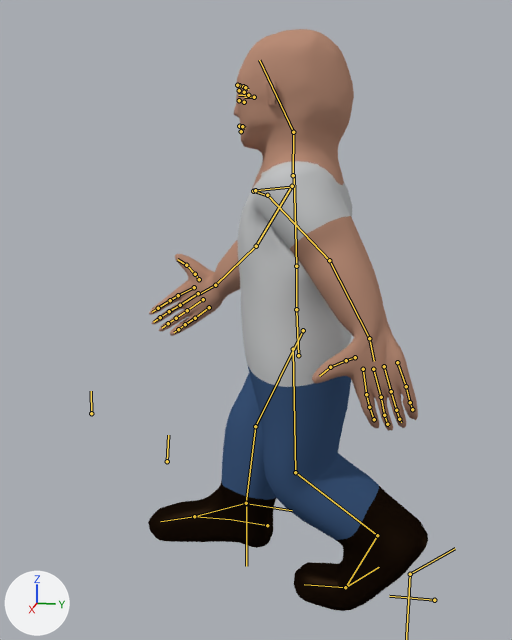
The Blender file gameplay demo/Assets/modles/characterA-rigged.blend, before and after one commit.
The view is the same before and after, from a camera (50 mm lens) standing at (3.79, 0.66, 2.5) and looking at (0.04, -0.09, 1.56). Lighting does not change. The marker at lower left points along +X, +Y and +Z. Both versions are drawn at frame 30 of the action 'ArmatureAction.002'; the numbers are the values there. The bones that bend it are drawn over the model as lines.
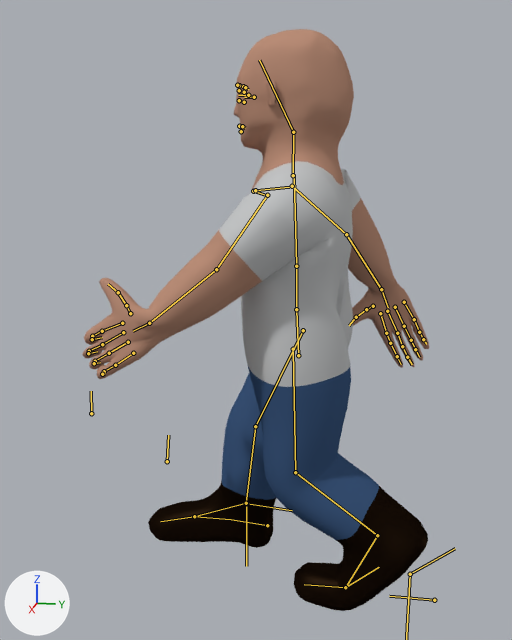
The change, as a diff of the scene's bpy script:
```diff
--- a/gameplay demo/Assets/modles/characterA-rigged.blend.py
+++ b/gameplay demo/Assets/modles/characterA-rigged.blend.py
@@ bone_upper_arm_l @@
 bone_upper_arm_l = bpy.data.objects['Armature'].pose.bones['upper_arm.L']  # child of 'shoulder.L'
-bone_upper_arm_l.rotation_quaternion = (0.747, -0.142, 0.345, -0.55)  # degrees (-39, 21, -80)
+bone_upper_arm_l.rotation_quaternion = (0.762, 0.393, -0.057, -0.512)  # degrees (44, 18, -60)
@@ bone_upper_arm_r @@
 bone_upper_arm_r = bpy.data.objects['Armature'].pose.bones['upper_arm.R']  # child of 'shoulder.R'
-bone_upper_arm_r.rotation_quaternion = (0.719, 0.32, 0.135, 0.602)  # degrees (39, -11, 76)
+bone_upper_arm_r.rotation_quaternion = (0.702, -0.108, -0.421, 0.565)  # degrees (-45, -28, 89)
```

Changed parts and their boxes [x1, y1, x2, y2] in the pictures (512 x 640 px):
'Cube', posed (24% wider): before [148, 29, 428, 611]; after [82, 29, 429, 611]
bone 'upper_arm.L', root to tip: before (267, 195) to (329, 260); after (267, 195) to (216, 269)
bone 'upper_arm.R', root to tip: before (292, 186) to (256, 246); after (292, 186) to (346, 234)
